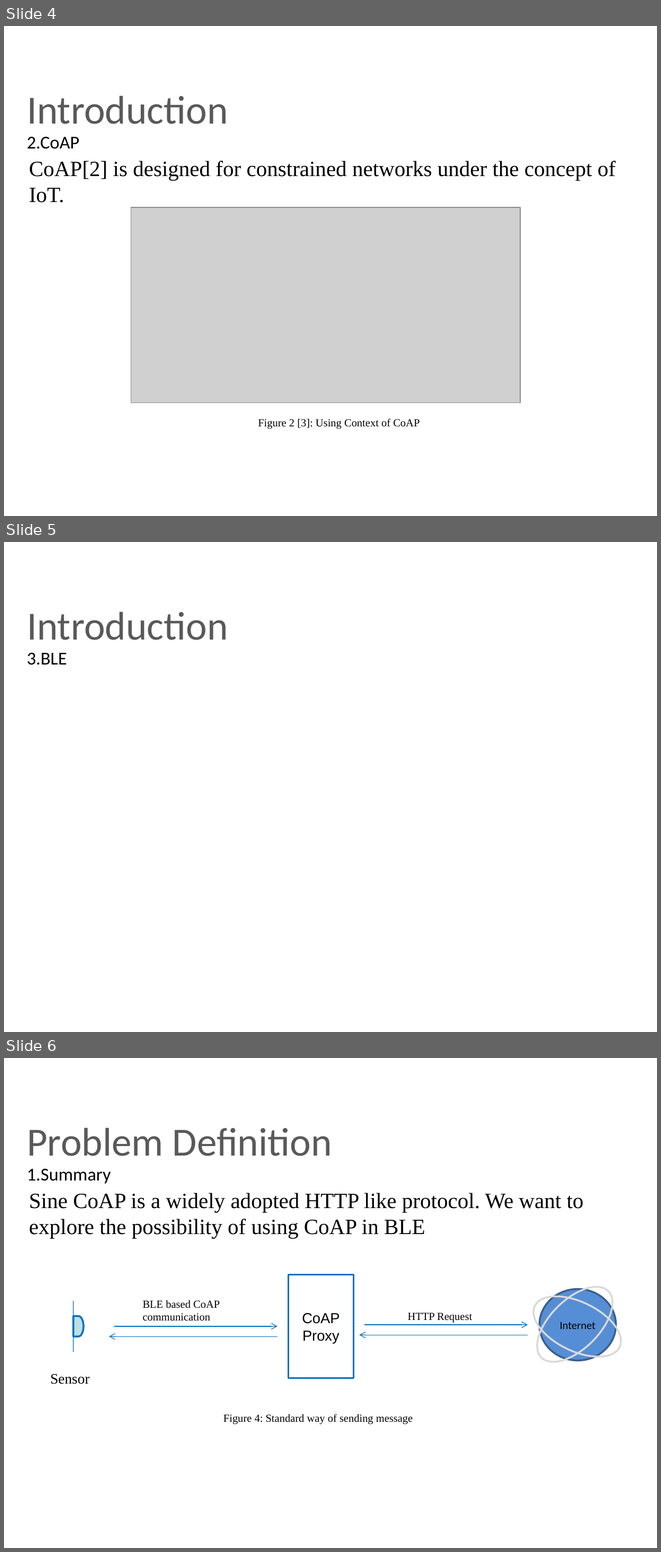
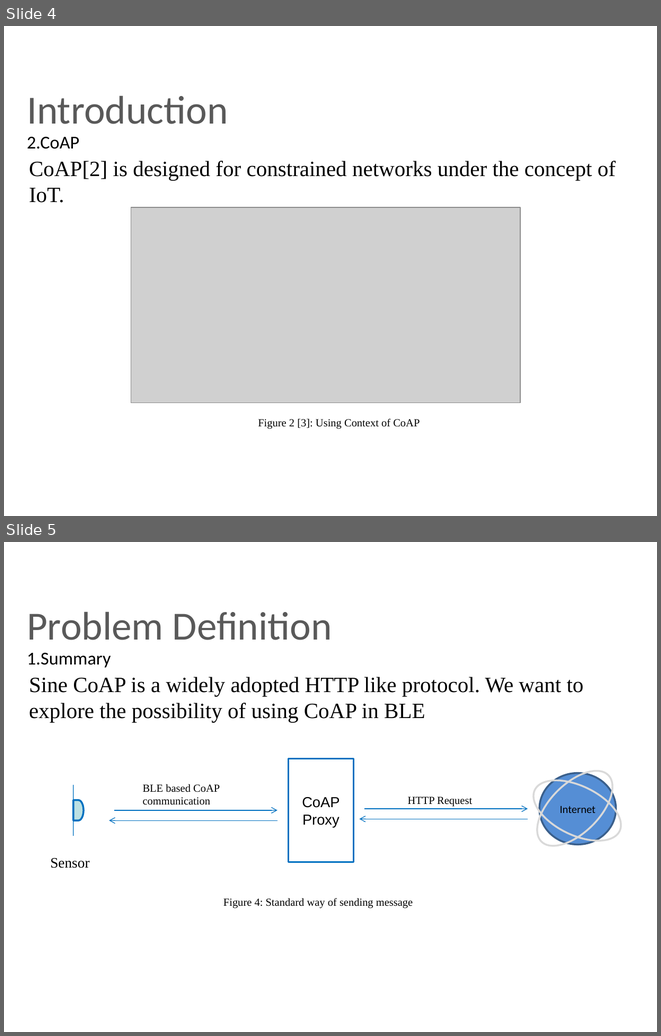
Before and after one commit to chennanoka/Thesis, a slide deck: ThesisPresentationV1.pptx. Shown one above the other, each under a label of ours: slides 4, 5 and 6 before the commit, slides 4 and 5 after it. The pictures are 661x1552 and 661x1036 pixels, drawn with LibreOffice and Linux fonts; fonts in the diff are those of the drawing; grey boxes stand for pictures; background and template pictures are left out. Boxes give left, top, right and bottom in pixels: in the first picture for what was removed or moved away, otherwise in the second. Text is boxed around its words. In the diff, an @@ line names an element or a change of style, - is before the commit and + after.

```diff
--- a/ThesisPresentationV1.pptx
+++ b/ThesisPresentationV1.pptx
@@ slide 5 removed at [4, 542, 657, 1032], background #FFFFFF; not listed: 1 template element that a slide beside it also shows @@
@@ title removed at [27, 611, 228, 640] @@
-Introduction
@@ text removed at [27, 652, 67, 665] @@
-3.BLE
@@ what was slide 6 is now slide 5 @@
```
Also in this commit, not shown: 2 slides changed, 8 other files.
